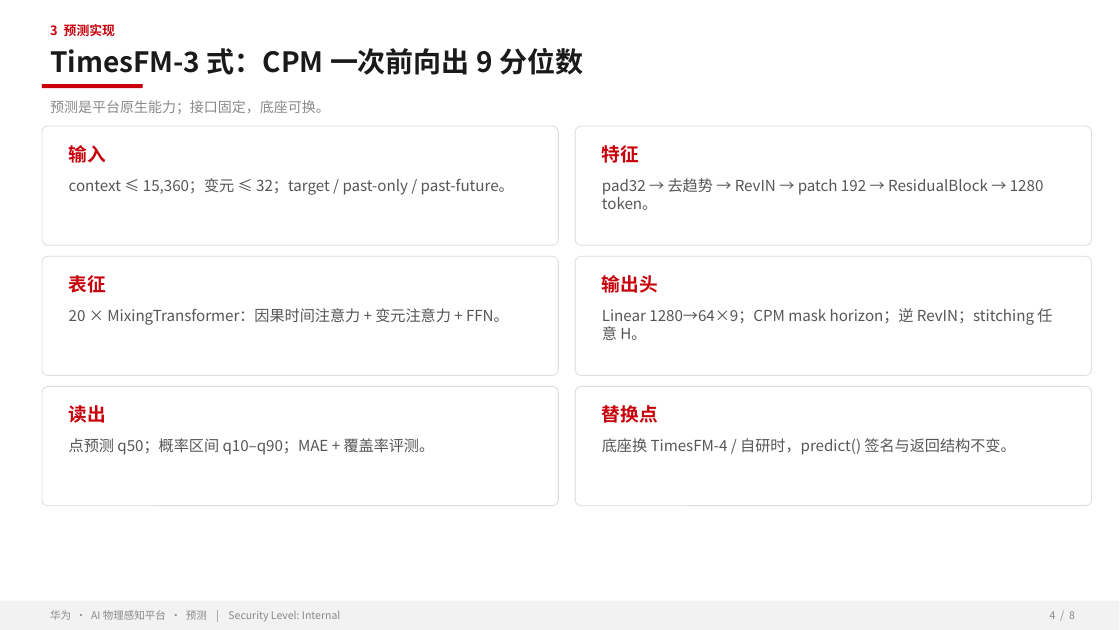
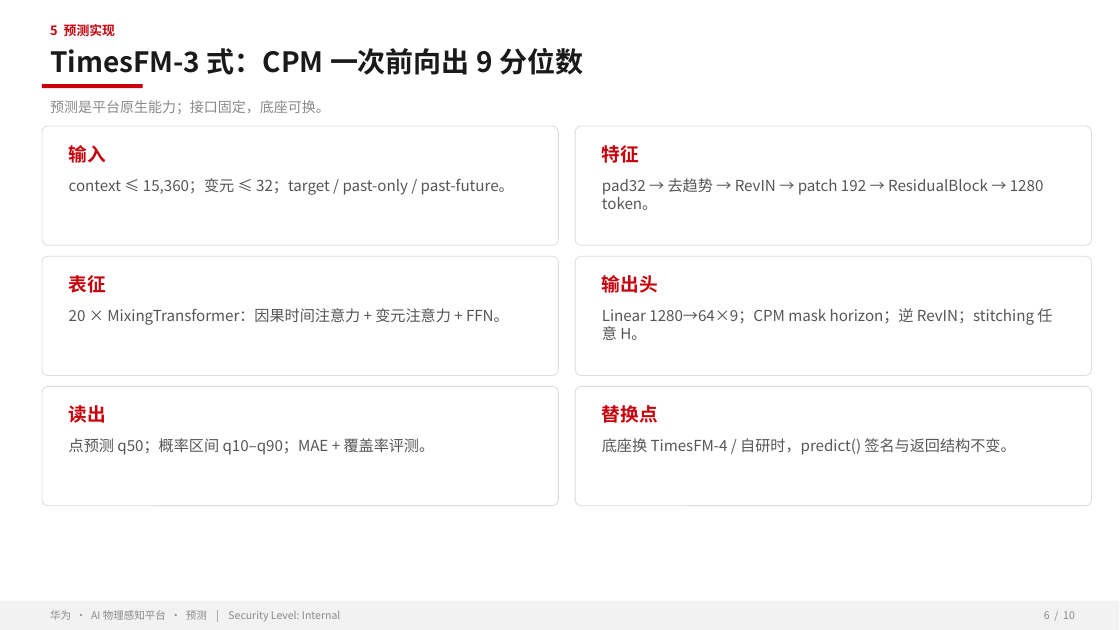
Before and after one commit to zhangrui1123/ai-physical-sensing, a slide deck: slide 6 of AI物理感知平台-华为汇报.pptx (slide 4 before the commit). Drawn at 1120x630 pixels with LibreOffice and Linux fonts; fonts in the diff are those of the drawing; background and template pictures are left out. Boxes give left, top, right and bottom in pixels: in the first picture for what was removed or moved away, otherwise in the second. Text is boxed around its words. In the diff, an @@ line names an element or a change of style, - is before the commit and + after.

```diff
--- a/AI物理感知平台-华为汇报.pptx
+++ b/AI物理感知平台-华为汇报.pptx
@@ text at bbox=[50, 24, 115, 36]: text changed @@
-3 预测实现
+5 预测实现
@@ text at bbox=[1044, 611, 1075, 619]: text changed @@
-4 / 8
+6 / 10
```
Also in this commit, not shown: 7 other slides changed, 2 slides added, 1 other file.
